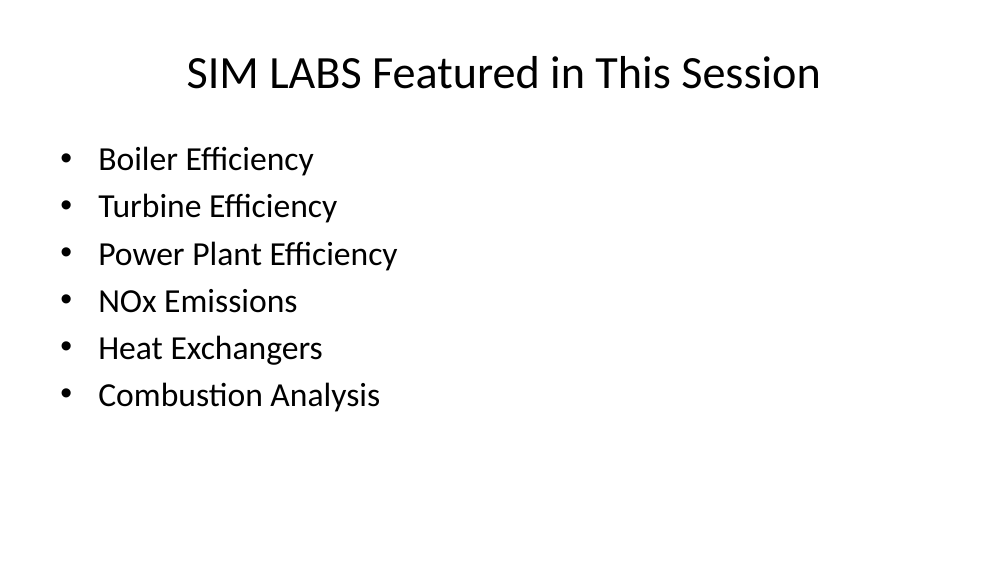
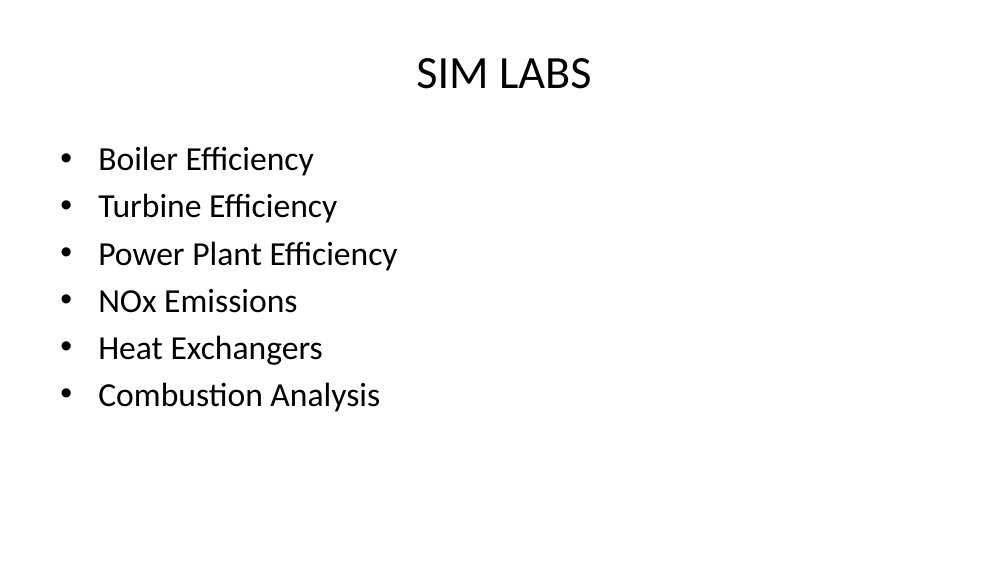
Before and after one commit to volumen25/simlabs, a slide deck: slide 6 of UC2026_simlabs.pptx. Drawn at 1008x567 pixels with LibreOffice and Linux fonts; fonts in the diff are those of the drawing. Boxes give left, top, right and bottom in pixels: in the first picture for what was removed or moved away, otherwise in the second. Text is boxed around its words. In the diff, an @@ line names an element or a change of style, - is before the commit and + after.

```diff
--- a/UC2026_simlabs.pptx
+++ b/UC2026_simlabs.pptx
@@ title at bbox=[416, 58, 591, 89]: text changed @@
-SIM LABS Featured in This Session
+SIM LABS
```
Also in this commit, not shown: 6 other slides changed, 18 slides added, 6 slides removed, 7 other files.
